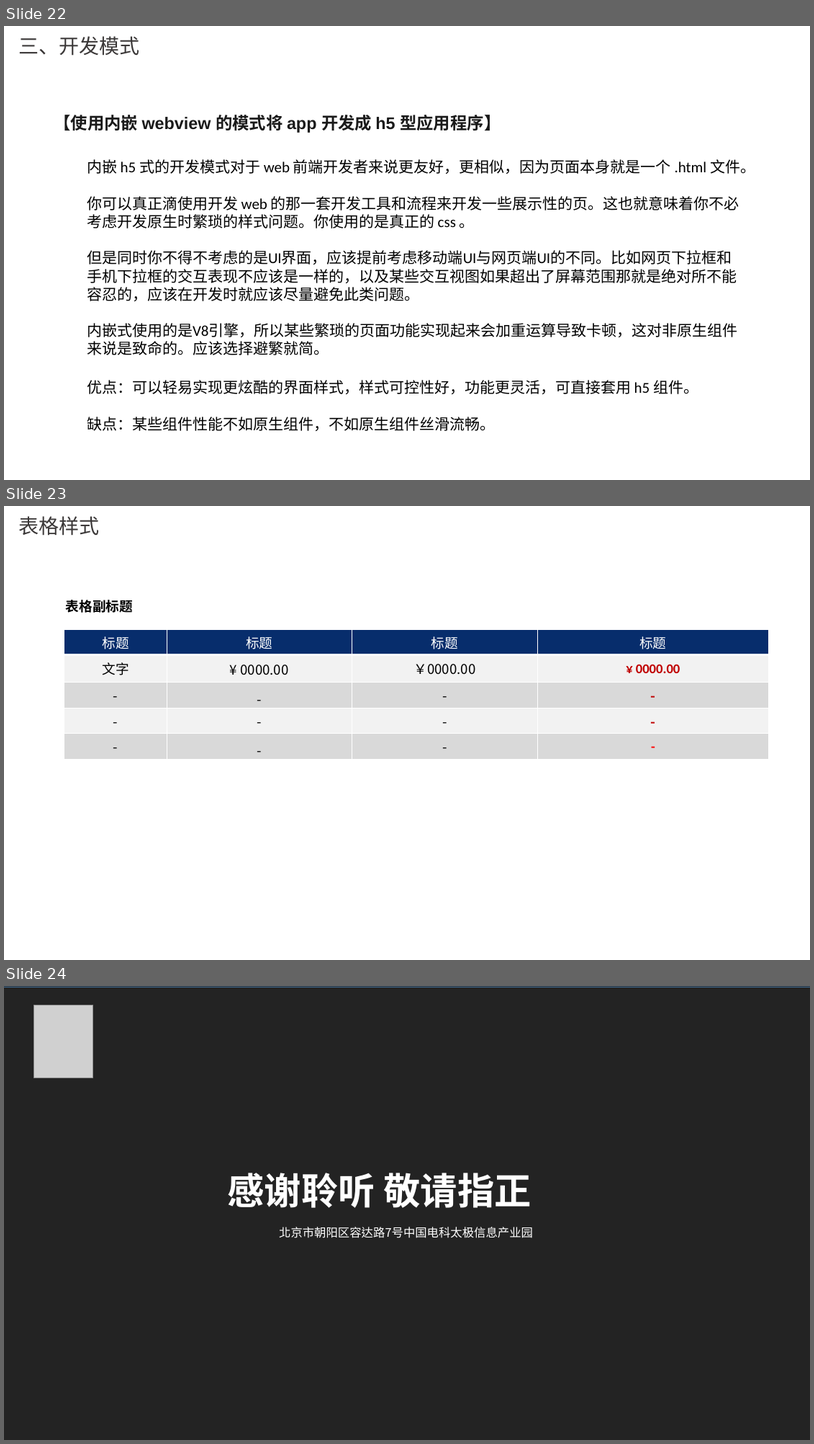
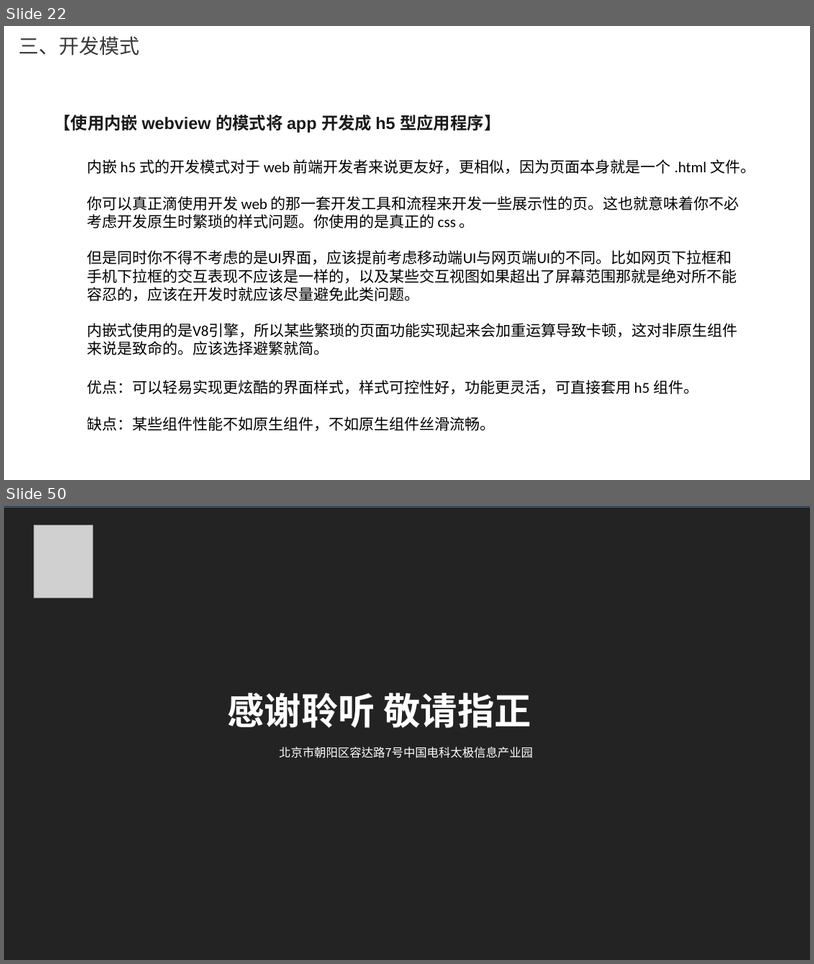
Before and after one commit to whutpsychic/ReactNative, a slide deck: 瑞太智联-RN开发.pptx. Shown one above the other, each under a label of ours: slides 22, 23 and 24 before the commit, slides 22 and 50 after it; the slides between them are not shown. The pictures are 814x1444 and 814x964 pixels, drawn with LibreOffice and Linux fonts; fonts in the diff are those of the drawing; grey boxes stand for pictures; background and template pictures are left out; a plain dark background stands for a picture behind light text. Boxes give left, top, right and bottom in pixels: in the first picture for what was removed or moved away, otherwise in the second. Text is boxed around its words. In the diff, an @@ line names an element or a change of style, - is before the commit and + after.

```diff
--- a/瑞太智联-RN开发.pptx
+++ b/瑞太智联-RN开发.pptx
@@ slide 23 removed at [4,506,810,960], background picture (left out) @@
@@ title removed at [18,516,99,536] @@
-表格样式
@@ text removed at [66,600,133,613] @@
-表格副标题
@@ table removed at [64,629,769,759], 5 rows, 4 columns @@
-标题 | 标题 | 标题 | 标题
-文字 | ¥ 0000.00 | ￥0000.00 | ¥ 0000.00
-- | - | - | -
-- | - | - | -
-- | - | - | -
@@ what was slide 24 is now slide 50 @@
```
Also in this commit, not shown: 27 slides added, 1 other file.
